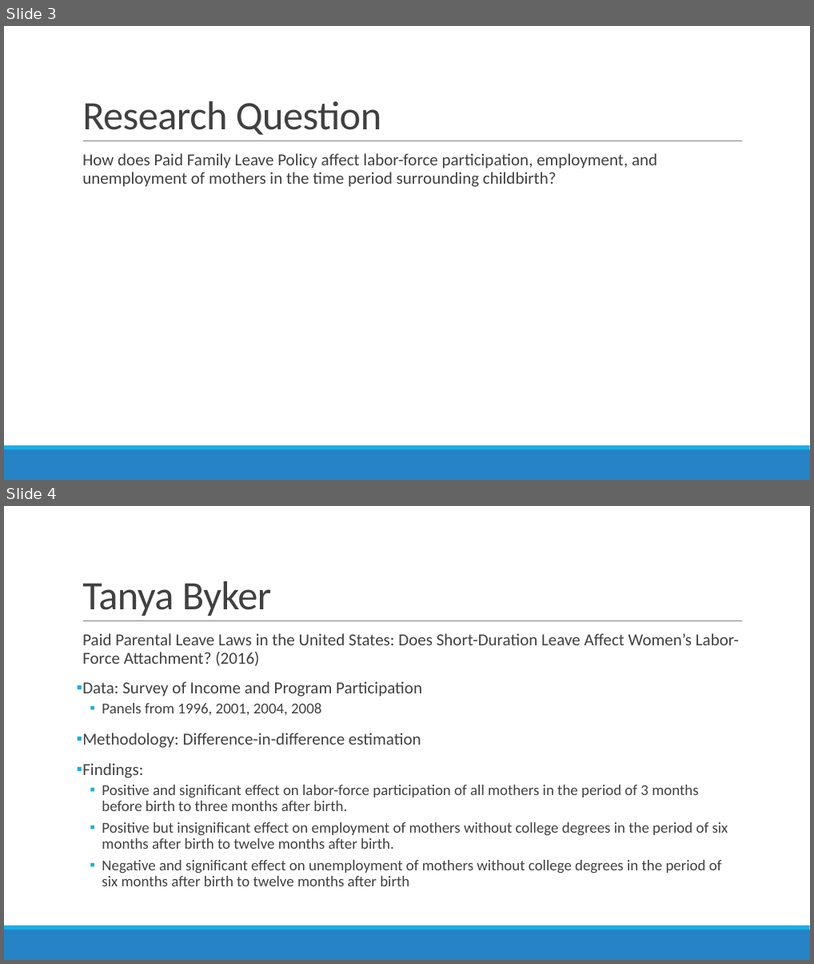
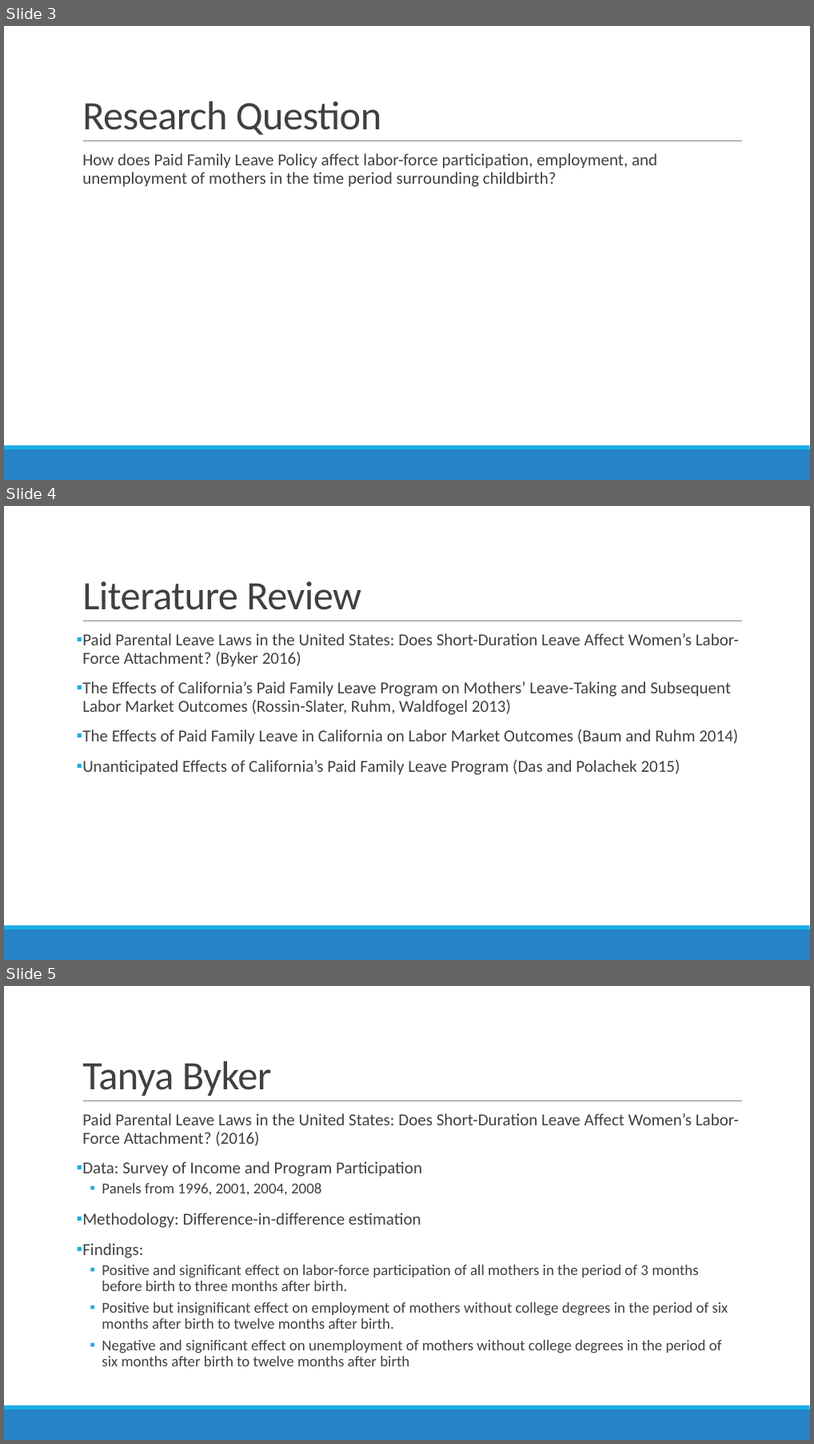
Before and after one commit to alexgoldsmith/Thesis, a slide deck: Thesis.pptx. Shown one above the other, each under a label of ours: slides 3 and 4 before the commit, slides 3, 4 and 5 after it. The pictures are 814x964 and 814x1444 pixels, drawn with LibreOffice and Linux fonts; fonts in the diff are those of the drawing. Boxes give left, top, right and bottom in pixels: in the first picture for what was removed or moved away, otherwise in the second. Text is boxed around its words. In the diff, an @@ line names an element or a change of style, - is before the commit and + after.

```diff
--- a/Thesis.pptx
+++ b/Thesis.pptx
@@ slide 4 added at [4, 506, 810, 960], background #FFFFFF; not listed: 3 template elements that a slide beside it also shows @@
@@ title added at [82, 581, 362, 610], 48 pt, text #404040 @@
+Literature Review
@@ text added at [82, 633, 739, 775], 20 pt, text #404040 @@
+▪ Paid Parental Leave Laws in the United States: Does Short-Duration Leave Affect Women’s Labor-Force Attachment? (Byker 2016)
+▪ The Effects of California’s Paid Family Leave Program on Mothers’ Leave-Taking and Subsequent Labor Market Outcomes (Rossin-Slater, Ruhm, Waldfogel 2013)
+▪ The Effects of Paid Family Leave in California on Labor Market Outcomes (Baum and Ruhm 2014)
+▪ Unanticipated Effects of California’s Paid Family Leave Program (Das and Polachek 2015)
@@ what was slide 4 is now slide 5 @@
```
Also in this commit, not shown: 2 slides changed, 1 other slide added, 1 other file.
